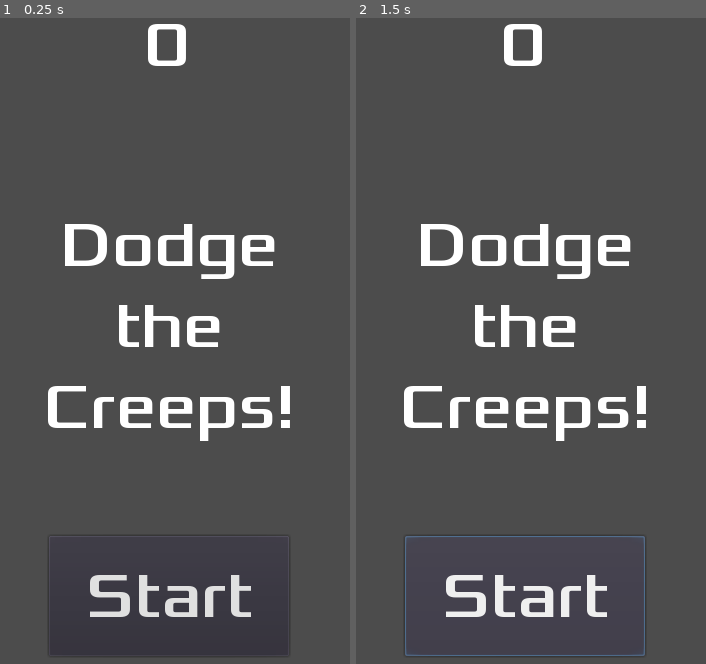
Above: before the commit, frames 1-2 (left to right).
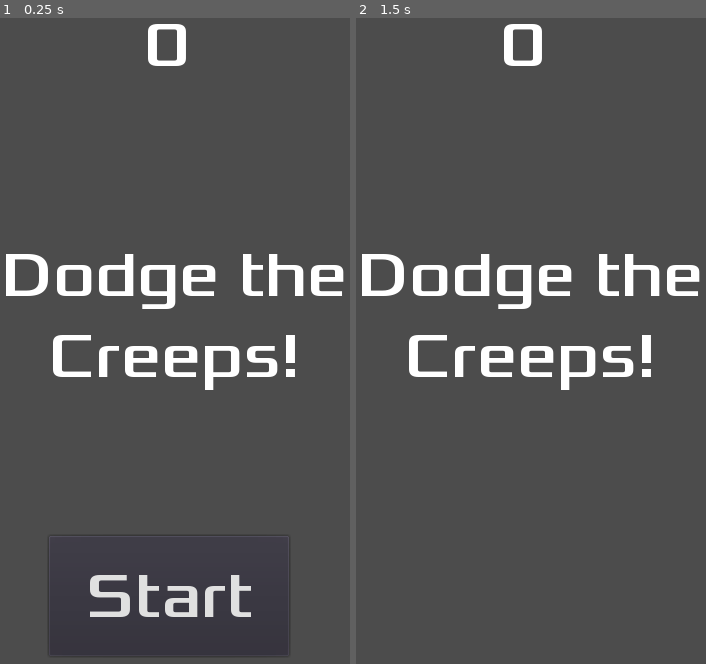
Above: after the commit, the same moments.

Repository: vhugo/learn-godot
Game: Godot game, scene res://hud.tscn
The game is run twice, just before and just after one commit, with the same random seed, the same clock (stepped at 60 frames per second) and the same inputs. The project has no main scene, so this scene is started directly.
Inputs (mouse positions are in pixels of both pictures, inside the frame that each line leads up to):
- Up to frame 1 (0.25 s): no input
- Up to frame 2 (1.5 s): click "Start" at 0.5 s; click (524, 592) at 1.25 s, where only the run before the commit has a clickable "Start"

The runs differ from the first frame. In frame 1, 8.6% of the frame differs, in the area x 1-99%, y 31-66%; in frame 2, 10%, in the area x 1-99%, y 31-99%.

Commit message:
Add missing signal connection to HUD

Diff:
--- a/03_first_game/hud.gd
+++ b/03_first_game/hud.gd
@@ -5,14 +5,21 @@
 func show_message(text):
 	$MessageLabel.text = text
 	$MessageLabel.show()
-	$MessageLabel.start()
+	$MessageTimer.start()
 
 func show_game_over():
 	show_message("Game Over")
-	yield($MessageLabel, "timeout")
+	yield($MessageTimer, "timeout")
 	$StartButton.show()
 	$MessageLabel.text = "Dodge the\nCreeps!"
 	$MessageLabel.show()
 
 func update_score(score):
 	$ScoreLabel.text = str(score)
+
+func _on_StartButton_pressed():
+    $StartButton.hide()
+    emit_signal("start_game")
+
+func _on_MessageTimer_timeout():
+    $MessageLabel.hide()
--- a/03_first_game/hud.tscn
+++ b/03_first_game/hud.tscn
@@ -27,7 +27,7 @@
 font_data = ExtResource( 2 )
 _sections_unfolded = [ "Font", "Settings" ]
 
-[node name="HUD" type="CanvasLayer" index="0"]
+[node name="HUD" type="CanvasLayer"]
 
 layer = 1
 offset = Vector2( 0, 0 )
@@ -36,21 +36,7 @@
 transform = Transform2D( 1, 0, 0, 1, 0, 0 )
 script = ExtResource( 1 )
 
-[node name="Control" type="Control" parent="." index="0"]
-
-anchor_left = 0.0
-anchor_top = 0.0
-anchor_right = 0.0
-anchor_bottom = 0.0
-margin_right = 40.0
-margin_bottom = 40.0
-rect_pivot_offset = Vector2( 0, 0 )
-mouse_filter = 0
-mouse_default_cursor_shape = 0
-size_flags_horizontal = 1
-size_flags_vertical = 1
-
-[node name="ScoreLabel" type="Label" parent="." index="1"]
+[node name="ScoreLabel" type="Label" parent="." index="0"]
 
 anchor_left = 0.5
 anchor_top = 0.0
@@ -69,33 +55,34 @@
 percent_visible = 1.0
 lines_skipped = 0
 max_lines_visible = -1
-_sections_unfolded = [ "custom_fonts" ]
+_sections_unfolded = [ "Margin", "custom_fonts" ]
 
-[node name="MessageLabel" type="Label" parent="." index="2"]
+[node name="MessageLabel" type="Label" parent="." index="1"]
 
 anchor_left = 0.5
 anchor_top = 0.5
 anchor_right = 0.5
 anchor_bottom = 0.5
-margin_left = -150.0
-margin_top = -160.0
-margin_right = 150.0
-margin_bottom = 90.0
+margin_left = -170.0
+margin_top = -130.0
+margin_right = 180.0
+margin_bottom = 50.0
 rect_pivot_offset = Vector2( 0, 0 )
 mouse_filter = 2
 mouse_default_cursor_shape = 0
 size_flags_horizontal = 1
 size_flags_vertical = 4
 custom_fonts/font = SubResource( 2 )
-text = "Dodge the Creeps!"
+text = "Dodge the
+Creeps!"
 align = 1
 autowrap = true
 percent_visible = -0.0588235
 lines_skipped = 0
 max_lines_visible = -1
-_sections_unfolded = [ "Margin", "custom_fonts" ]
+_sections_unfolded = [ "Anchor", "Margin", "custom_fonts" ]
 
-[node name="StartButton" type="Button" parent="." index="3"]
+[node name="StartButton" type="Button" parent="." index="2"]
 
 anchor_left = 0.5
 anchor_top = 1.0
@@ -119,11 +106,15 @@
 text = "Start"
 flat = false
 align = 1
-_sections_unfolded = [ "Margin", "custom_fonts" ]
+_sections_unfolded = [ "custom_fonts" ]
 
-[node name="MessageTimer" type="Timer" parent="." index="4"]
+[node name="MessageTimer" type="Timer" parent="." index="3"]
 
 process_mode = 1
 wait_time = 1.0
-one_shot = false
+one_shot = true
 autostart = false
+
+[connection signal="pressed" from="StartButton" to="." method="_on_StartButton_pressed"]
+
+[connection signal="timeout" from="MessageTimer" to="." method="_on_MessageTimer_timeout"]
